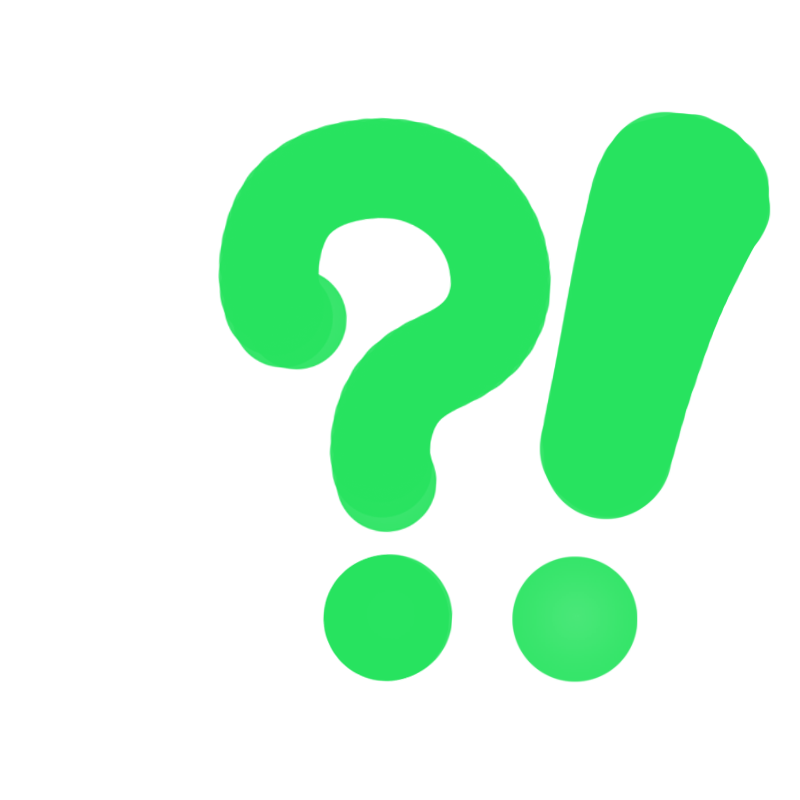
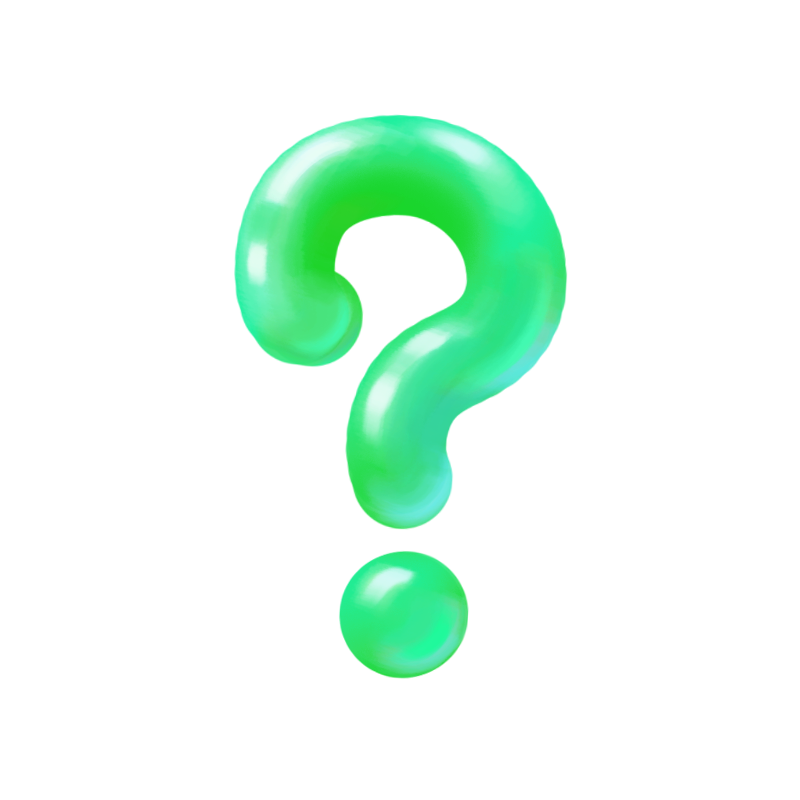
The second 800 × 800 image is a revision of the first. Changes to its layers:
removed layer "Layer 7" over [512, 111, 771, 683]
removed layer "Layer 6" over [218, 117, 552, 682]
added layer "Question_Mark" above "Quest_Mark" over [233, 114, 568, 680]
hid "Background" over [218, 111, 771, 683]
